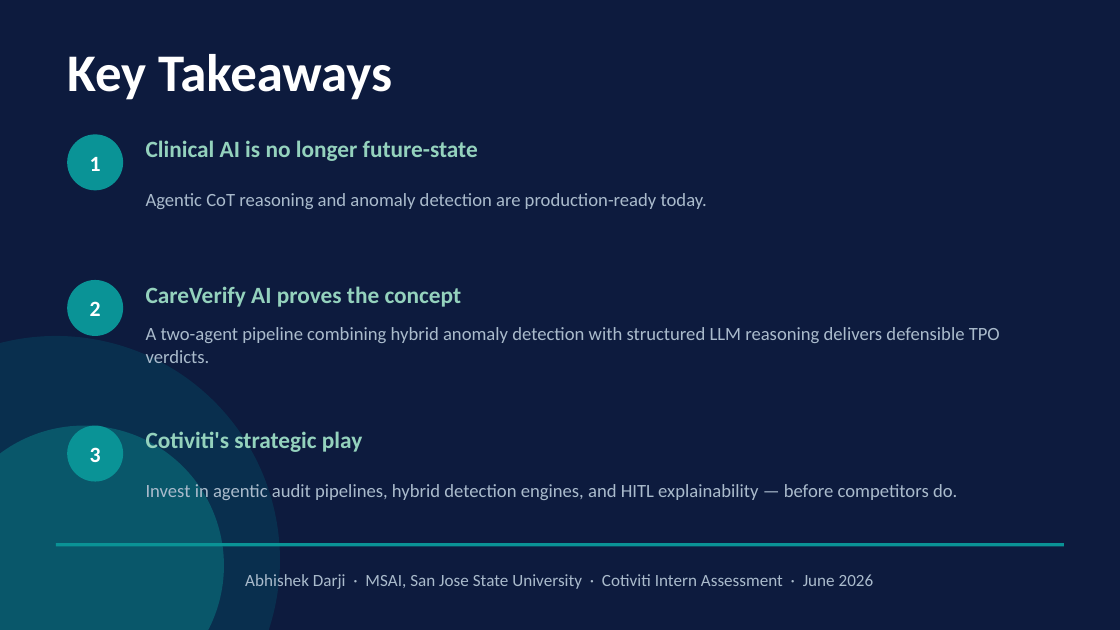
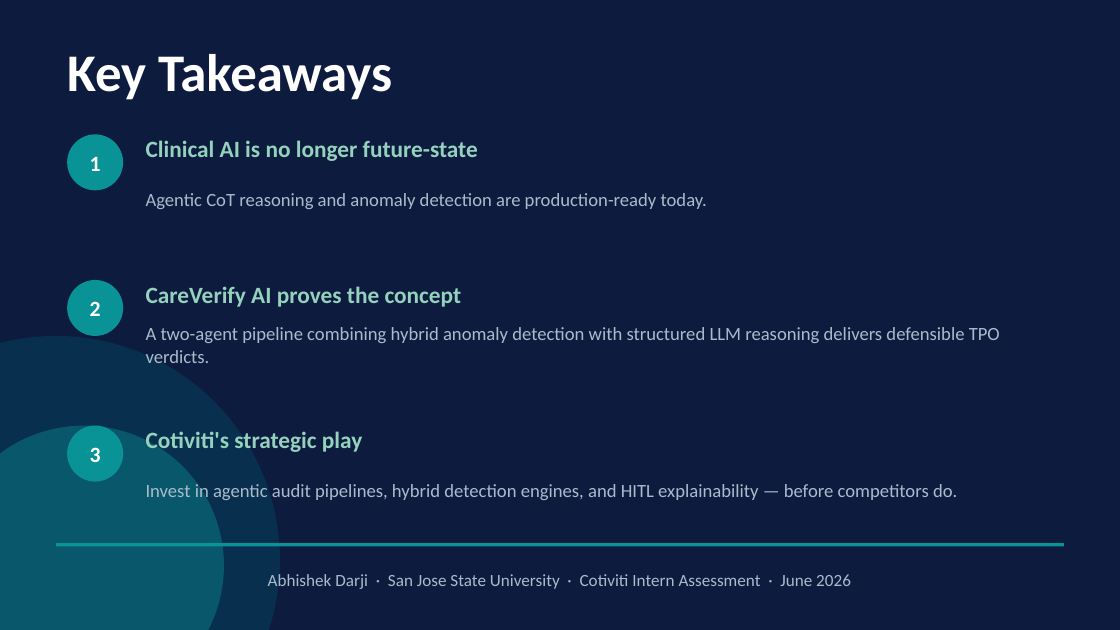
Before and after one commit to Darji23/Cotiviti-Assessment, a slide deck: slide 10 of CareVerify_AI_Presentation.pptx. Drawn at 1120x630 pixels with LibreOffice and Linux fonts; fonts in the diff are those of the drawing. Boxes give left, top, right and bottom in pixels: in the first picture for what was removed or moved away, otherwise in the second. Text is boxed around its words. In the diff, an @@ line names an element or a change of style, - is before the commit and + after.

Commit message:
Intern-Assessment

```diff
--- a/CareVerify_AI_Presentation.pptx
+++ b/CareVerify_AI_Presentation.pptx
@@ text at (268,574,851,589): text changed @@
-Abhishek Darji · MSAI, San Jose State University · Cotiviti Intern Assessment · June 2026
+Abhishek Darji · San Jose State University · Cotiviti Intern Assessment · June 2026
```
Also in this commit, not shown: 3 other files.
